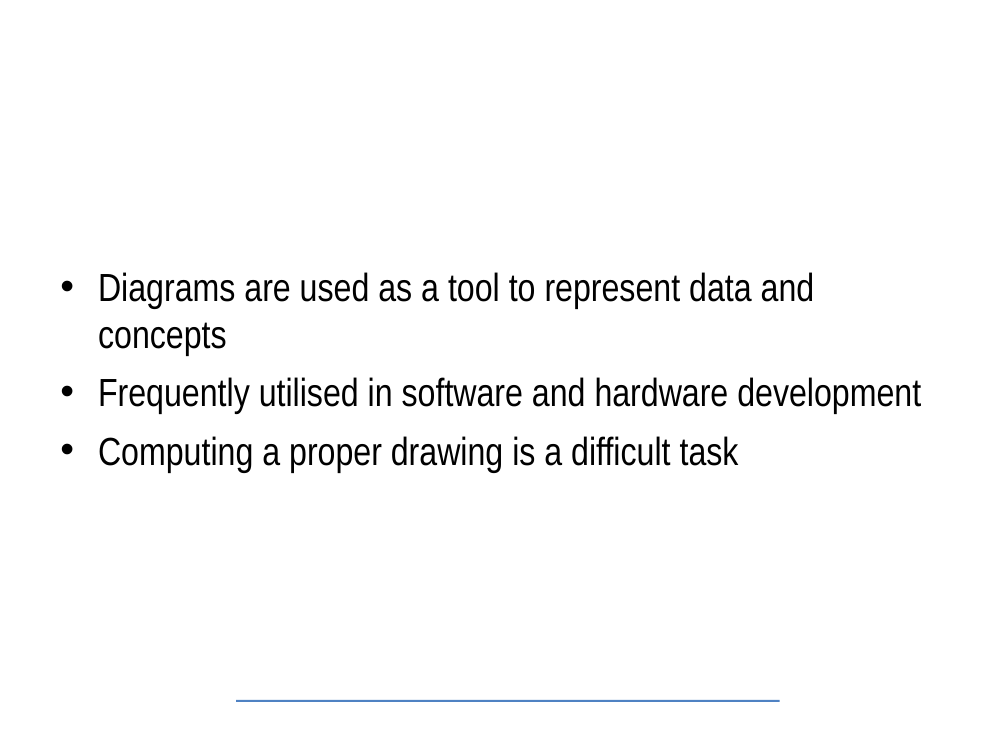
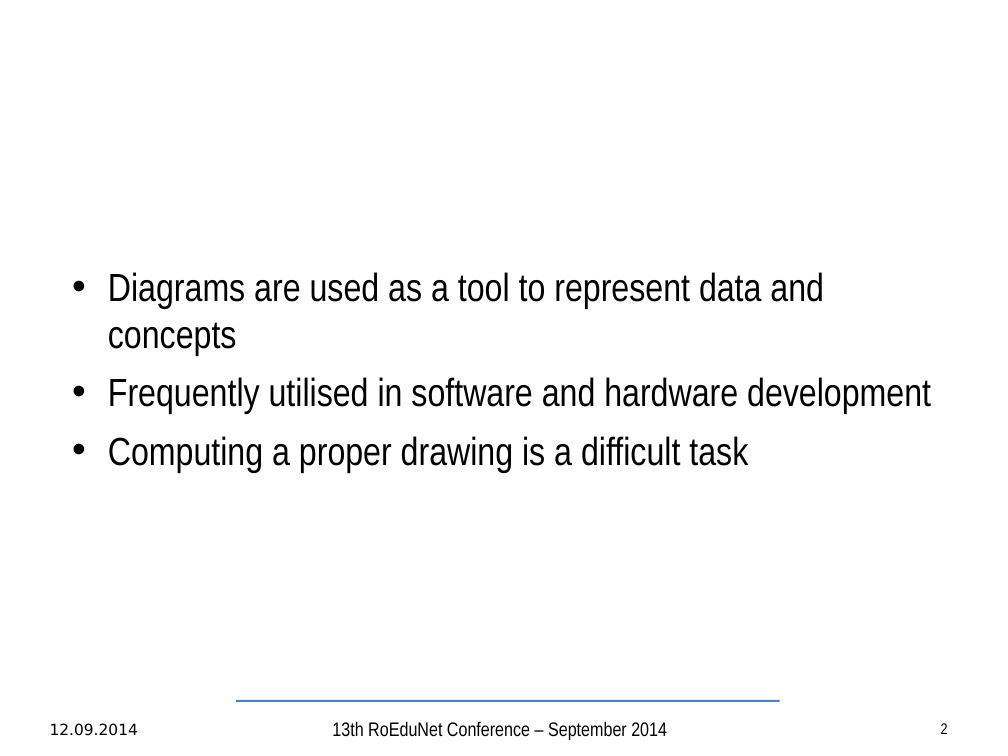
Before and after one commit to TudorVisan/Diploma, a slide deck: slide 2 of andrei.musat/prez/articol/bachelor-slides-en.odp (slide 3 before the commit). Drawn at 1008x756 pixels with LibreOffice and Linux fonts; fonts in the diff are those of the drawing; background and template pictures are left out. Boxes give left, top, right and bottom in pixels: in the first picture for what was removed or moved away, otherwise in the second. Text is boxed around its words. In the diff, an @@ line names an element or a change of style, - is before the commit and + after.

```diff
--- a/andrei.musat/prez/articol/bachelor-slides-en.odp
+++ b/andrei.musat/prez/articol/bachelor-slides-en.odp
@@ text "Diagrams are used as a ..." at box(108, 272, 931, 472): indent changed @@
@@ text added at box(50, 723, 138, 736), 11 pt, text #000000 @@
+12.09.2014
@@ text added at box(332, 721, 667, 740), 14 pt, text #000000 @@
+13th RoEduNet Conference – September 2014
@@ page number added at box(941, 723, 948, 734), 11 pt, text #000000 @@
+2
```
Also in this commit, not shown: 14 other slides changed, 1 slide added, 2 slides removed, 2 other files.
